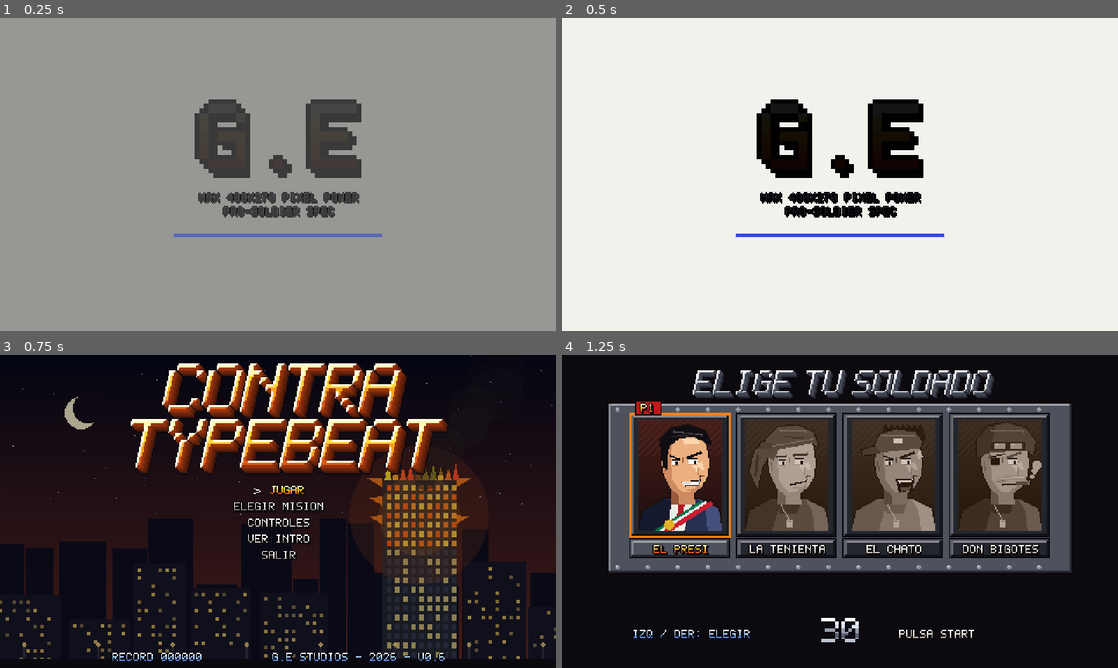
Above: before the commit, frames 1-4 (two rows, left to right).
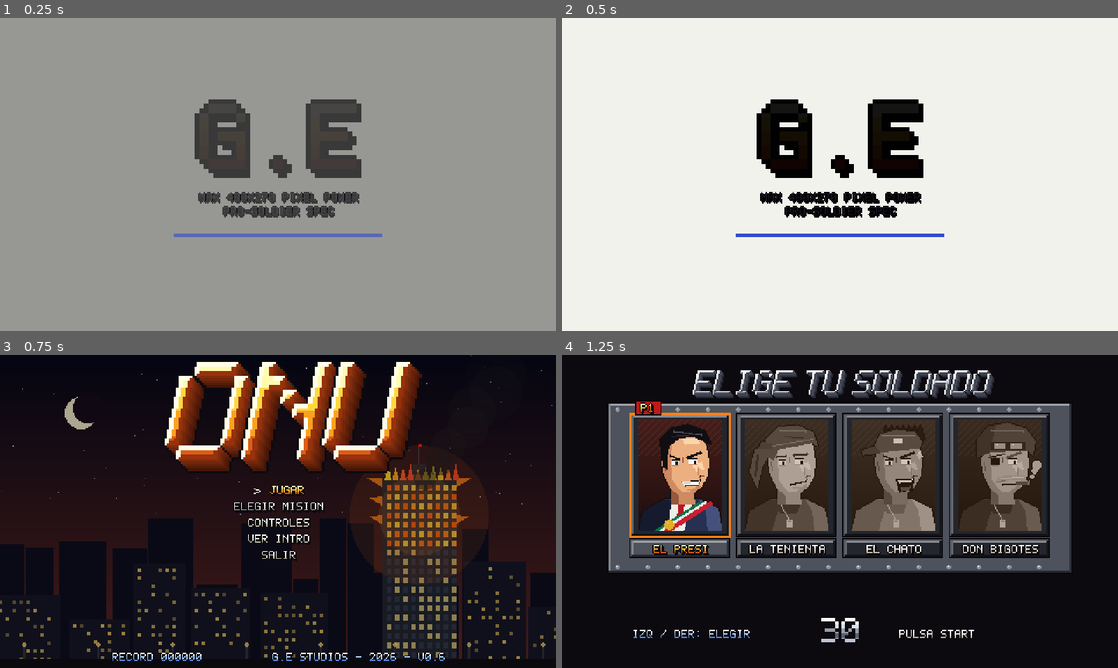
Above: after the commit, the same moments.

Repository: revtiger/Contra-Typebeat
Game: Godot game, scene res://scenes/intro.tscn
Two runs of this game, one before a commit and one after it. Both use one fixed random seed, a clock stepped at 60 frames per second and the inputs below.
Inputs:
- Up to frame 1 (0.25 s): no input
- Up to frame 2 (0.5 s): no input
- Up to frame 3 (0.75 s): tap Enter (restart) at 0.5 s; hold Right (right) from 0.53 s (still down); tap C (grenade) at 0.6 s
- Up to frame 4 (1.25 s): keep holding Right (right); tap Z (jump) at 0.77 s

Frames 1-2 are identical in both runs. In frame 3, 14% of the frame differs, in the area x 23-81%, y 2-39%; in frame 4, nothing differs.

Commit message:
El juego pasa a llamarse ONU
- Logo gigante ONU en la intro (cae letra a letra en piedra) y en el menú (oro)
- Nombre del proyecto, del .exe (ONU.exe) y de la release en GitHub Actions
- README, CLAUDE.md, diseño, plan y skill actualizados (el repo conserva su nombre)

Co-Authored-By: Claude Opus 5.5 <noreply@anthropic.com>

Diff:
--- a/project.godot
+++ b/project.godot
@@ -3,7 +3,7 @@
 
 [application]
 
-config/name="Contra Typebeat"
+config/name="ONU"
 run/main_scene="res://scenes/intro.tscn"
 config/features=PackedStringArray("4.7")
 
--- a/scripts/intro.gd
+++ b/scripts/intro.gd
@@ -1,7 +1,7 @@
 extends Node2D
 ## Intro al estilo de Metal Slug 2 (sin caras ni nombres de personajes):
 ## 1. Pantalla de presentación tipo NEO GEO (parodia: "MAX 480x270 PIXEL POWER")
-## 2. Fondo negro: las letras de CONTRA y TYPEBEAT caen de una en una, en piedra, con golpe y polvo
+## 2. Fondo negro: las letras de ONU caen de una en una, gigantes y en piedra, con golpe y polvo
 ## 3. Fogonazo blanco y todo pasa a color: letras doradas sobre cielo azul, "SUPER SOLDADO-001",
 ##    "PULSA START" y el copyright. Después va al menú. Cualquier botón la salta.
 
@@ -12,7 +12,7 @@
 const T_SPLASH_END := 2.6
 const T_WORD1 := 3.2
 const T_WORD2 := 4.9
-const T_FLASH := 6.7
+const T_FLASH := 5.2
 const T_END := 13.0
 
 var t := 0.0
@@ -45,22 +45,24 @@
 	for w in [word1, word2, gold1, gold2]:
 		w.position.x = 240
 		add_child(w)
-	word1.text = "CONTRA"
+	word1.text = "ONU"
 	word1.style = "big_stone"
-	word1.position.y = 60
+	word1.position.y = 38
+	word1.scale = Vector2(2, 2)
 	word1.reveal_at = T_WORD1
-	word1.interval = 0.24
-	word2.text = "TYPEBEAT"
+	word1.interval = 0.42
+	word2.text = ""
 	word2.style = "big_stone"
 	word2.position.y = 112
 	word2.reveal_at = T_WORD2
 	word2.interval = 0.16
 	for w in [word1, word2]:
 		w.letter_landed.connect(_on_letter)
-	gold1.text = "CONTRA"
+	gold1.text = "ONU"
 	gold1.style = "big_gold"
-	gold1.position.y = 60
-	gold2.text = "TYPEBEAT"
+	gold1.position.y = 38
+	gold1.scale = Vector2(2, 2)
+	gold2.text = ""
 	gold2.style = "big_gold"
 	gold2.position.y = 112
 	gold1.visible = false
@@ -117,11 +119,11 @@
 
 
 func _on_letter(_i: int, pos: Vector2) -> void:
-	shake = 3.0
+	shake = 5.0
 	Game.sfx("cannon", -6.0, randf_range(0.8, 1.0))
 	var e := Explosion.new()
 	e.position = pos + Vector2(0, 10)
-	e.r = 8.0
+	e.r = 14.0
 	add_child(e)
 
 
--- a/scripts/logo_text.gd
+++ b/scripts/logo_text.gd
@@ -41,7 +41,7 @@
 	if reveal_at >= 0.0:
 		while _landed < text.length() and t >= reveal_at + _landed * interval + DROP:
 			if text[_landed] != " ":
-				letter_landed.emit(_landed, global_position + Vector2(_letter_x(_landed) + 12, 30))
+				letter_landed.emit(_landed, global_position + Vector2(_letter_x(_landed) + 12, 30) * scale)
 			_landed += 1
 	queue_redraw()
 
--- a/scripts/menu.gd
+++ b/scripts/menu.gd
@@ -52,10 +52,10 @@
 		l.size = Vector2(480, 270)
 		l.horizontal_alignment = HORIZONTAL_ALIGNMENT_CENTER
 		ui.add_child(l)
-	title.text = "CONTRA"
-	title.position = Vector2(240, 6)
-	title2.text = "TYPEBEAT"
-	title2.position = Vector2(240, 54)
+	title.text = "ONU"
+	title.position = Vector2(240, 4)
+	title.scale = Vector2(2, 2)
+	title2.text = ""
 	# controles en dos columnas
 	var left := []
 	var right := []
Not shown, changed: export_presets.cfg
Not shown, changed: .claude/skills/contra-typebeat/SKILL.md
Not shown, changed: .github/workflows/build.yml
Not shown, changed: CLAUDE.md
Not shown, changed: README.md
Not shown, changed: docs/diseno.md
Not shown, changed: docs/plan-metal-slug.md
